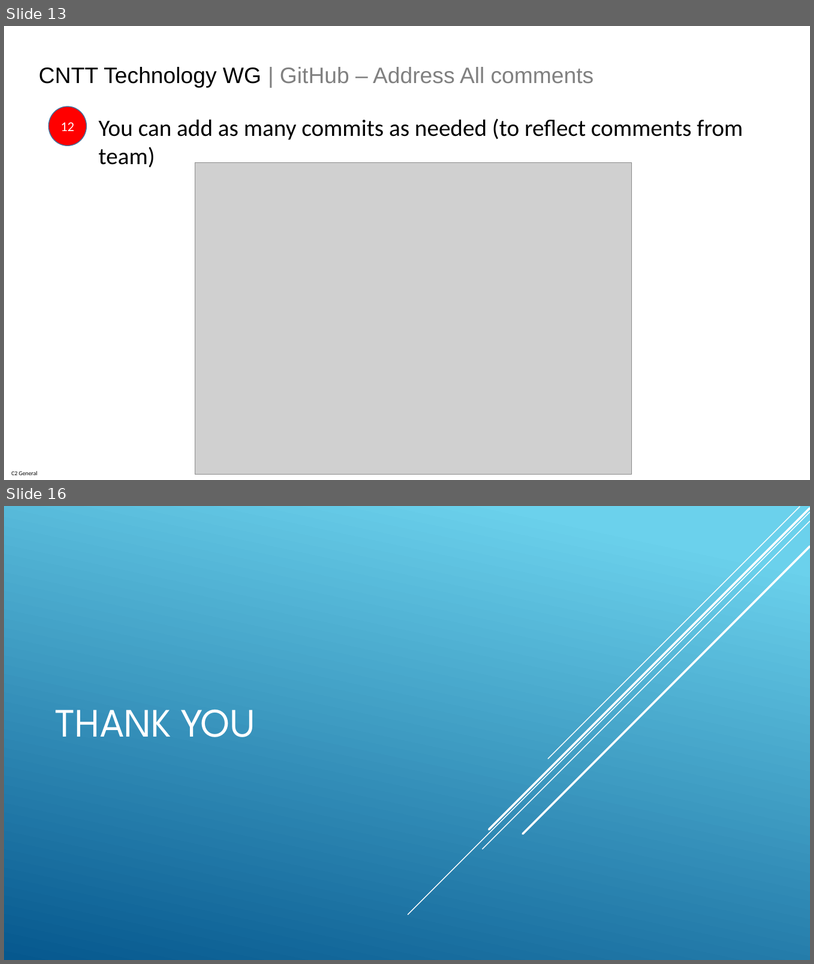
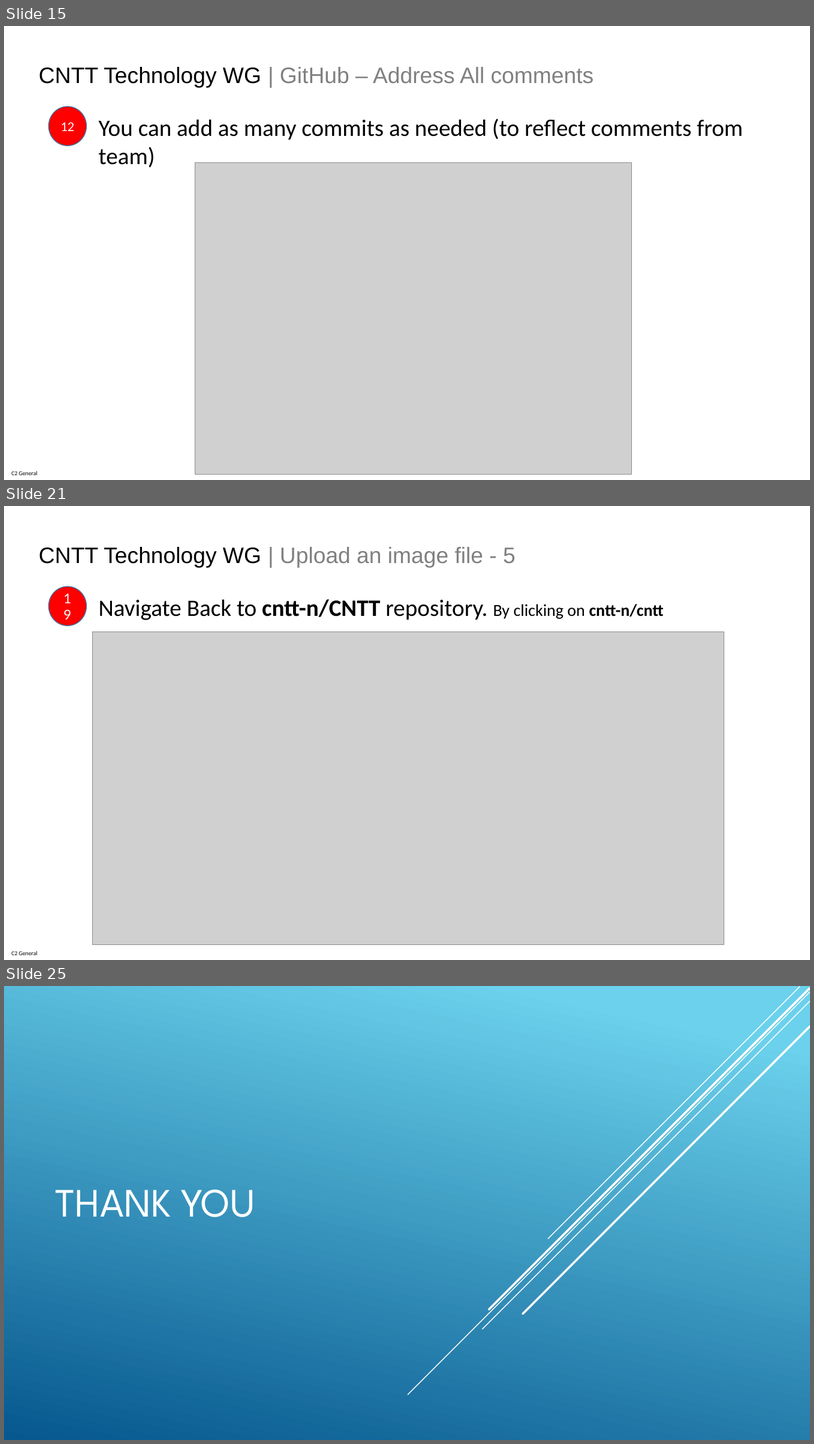
Before and after one commit to anuket-project/anuket-specifications, a slide deck: artifacts/CNTT_GitHub_Technical_WG_Process.pptx. Shown one above the other, each under a label of ours: slides 13 and 16 before the commit, slides 15, 21 and 25 after it; the slides between them are not shown. The pictures are 814x964 and 814x1444 pixels, drawn with LibreOffice and Linux fonts; fonts in the diff are those of the drawing; grey boxes stand for pictures. Boxes give left, top, right and bottom in pixels: in the first picture for what was removed or moved away, otherwise in the second. Text is boxed around its words. In the diff, an @@ line names an element or a change of style, - is before the commit and + after.

```diff
--- a/artifacts/CNTT_GitHub_Technical_WG_Process.pptx
+++ b/artifacts/CNTT_GitHub_Technical_WG_Process.pptx
@@ slide 21 added at (x1=4, y1=506, x2=810, y2=960), background #FFFFFF; not listed: 1 template element that a slide beside it also shows @@
@@ text added at (x1=39, y1=547, x2=516, y2=568), 26.7 pt, text #808080 @@
+CNTT Technology WG | Upload an image file - 5
@@ ellipse added at (x1=49, y1=586, x2=86, y2=626), fill #FF0000, outline #43739E 1 pt, 16 pt, text #FFFFFF @@
+19
@@ text added at (x1=99, y1=599, x2=664, y2=620), 28 pt, text #000000 @@
+Navigate Back to cntt-n/CNTT repository. By clicking on cntt-n/cntt
@@ picture added at (x1=93, y1=632, x2=725, y2=944) @@
@@ what was slide 13 is now slide 15 @@
@@ what was slide 16 is now slide 25 @@
```
Also in this commit, not shown: 2 slides changed, 8 other slides added.
